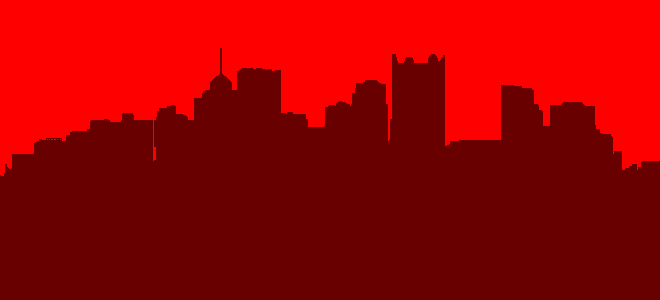
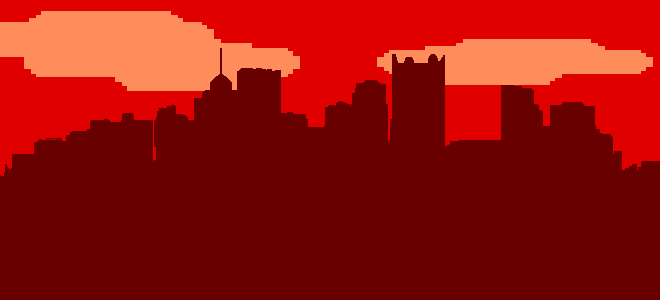
Layered file, before and after one edit (660 × 300). Changes by layer:
added layer "Layer 5" above "Layer 4" over [0, 11, 653, 91]
painted on "Layer 4" over [0, 0, 660, 176]
